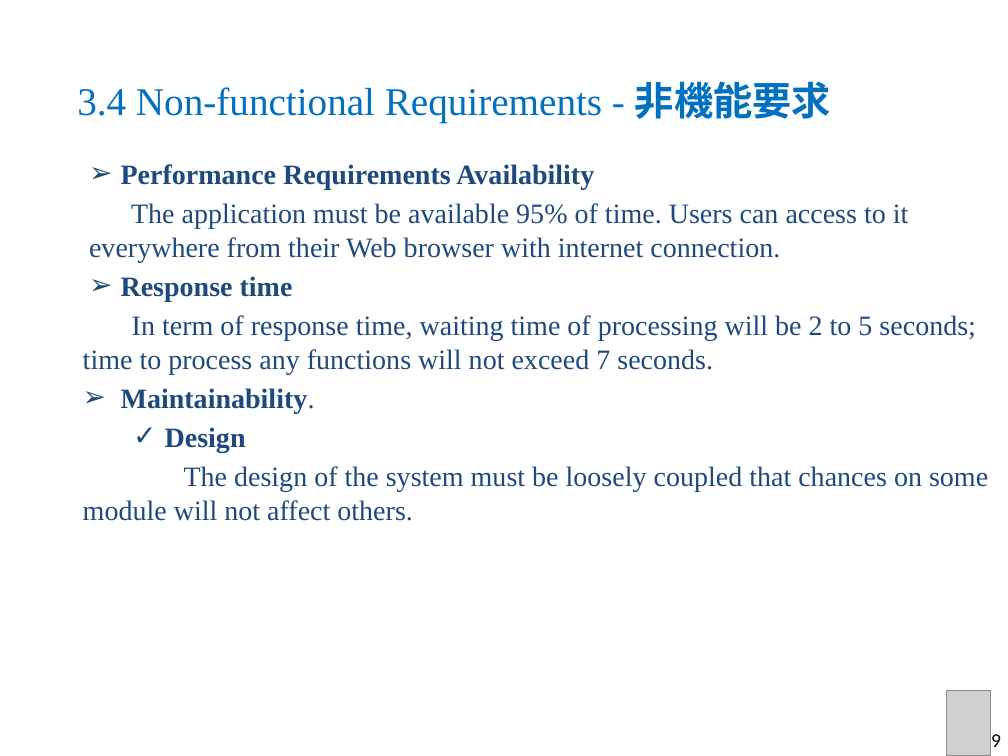
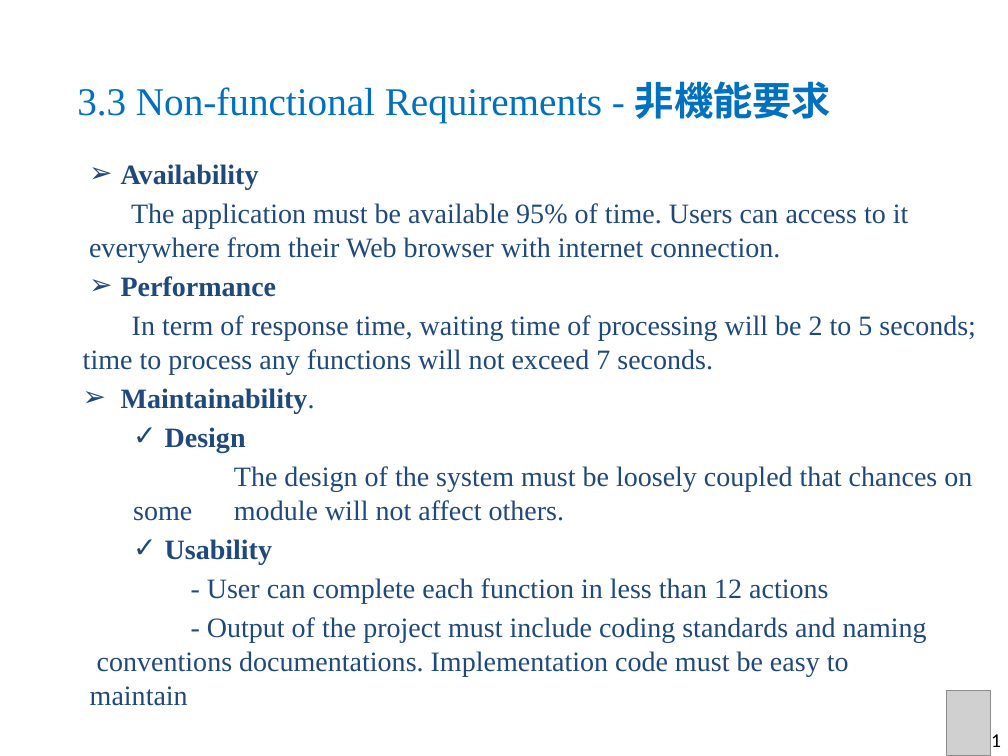
Before and after one commit to sangnvus/2015FALLJS01, a slide deck: slide 34 of WIP/Documents/Report 6/DDL_Slide_v1.1.pptx (slide 33 before the commit). Drawn at 1008x756 pixels with LibreOffice and Linux fonts; fonts in the diff are those of the drawing; grey boxes stand for pictures; background and template pictures are left out. Boxes give left, top, right and bottom in pixels: in the first picture for what was removed or moved away, otherwise in the second. Text is boxed around its words. In the diff, an @@ line names an element or a change of style, - is before the commit and + after.

```diff
--- a/WIP/Documents/Report 6/DDL_Slide_v1.1.pptx
+++ b/WIP/Documents/Report 6/DDL_Slide_v1.1.pptx
@@ title at <box>77,81,831,122</box>: text changed @@
-3.4 Non-functional Requirements - 非機能要求
+3.3 Non-functional Requirements - 非機能要求
@@ text at <box>121,164,259,189</box>: text changed @@
-➢ Performance Requirements Availability
+➢ Availability
@@ text at <box>121,276,277,297</box>: text changed @@
-➢ Response time
+➢ Performance
@@ text at <box>133,466,972,521</box>: list level 1 to 2 in "The design of the system ..." @@
@@ text at <box>90,539,927,706</box>: paragraphs added @@
+  ✓ Usability
+    - User can complete each function in less than 12 actions
+    - Output of the project must include coding standards and naming conventions documentations. Implementation code must be easy to maintain
@@ text in ellipse at <box>981,730,1001,752</box>: text changed @@
-29
+31
```
Also in this commit, not shown: 30 other slides changed, 1 slide added.
